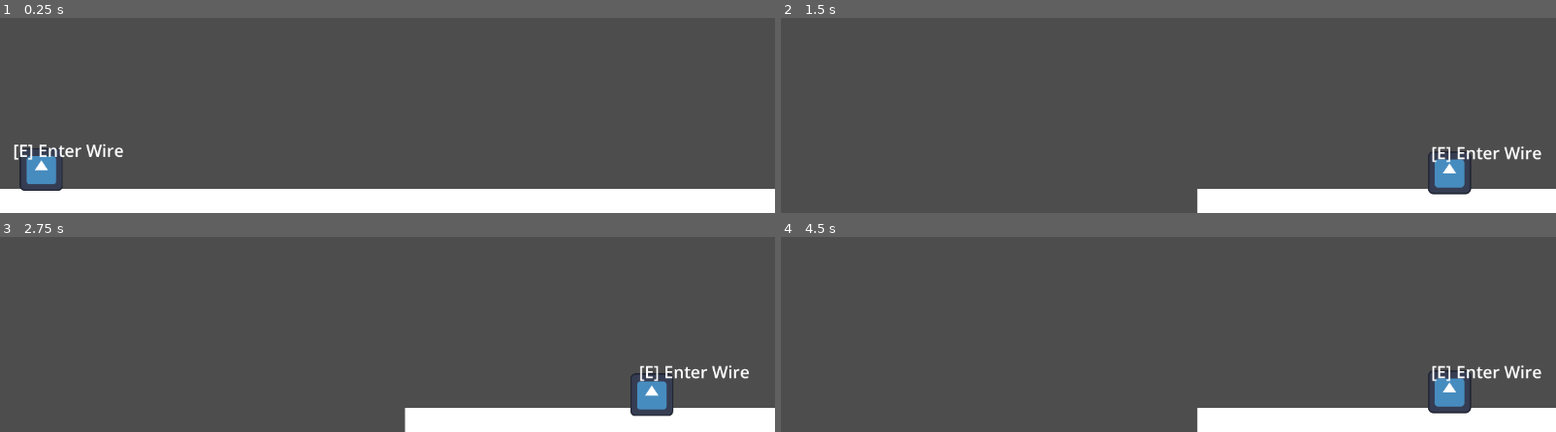
Above: before the commit, frames 1-4 (two rows, left to right).
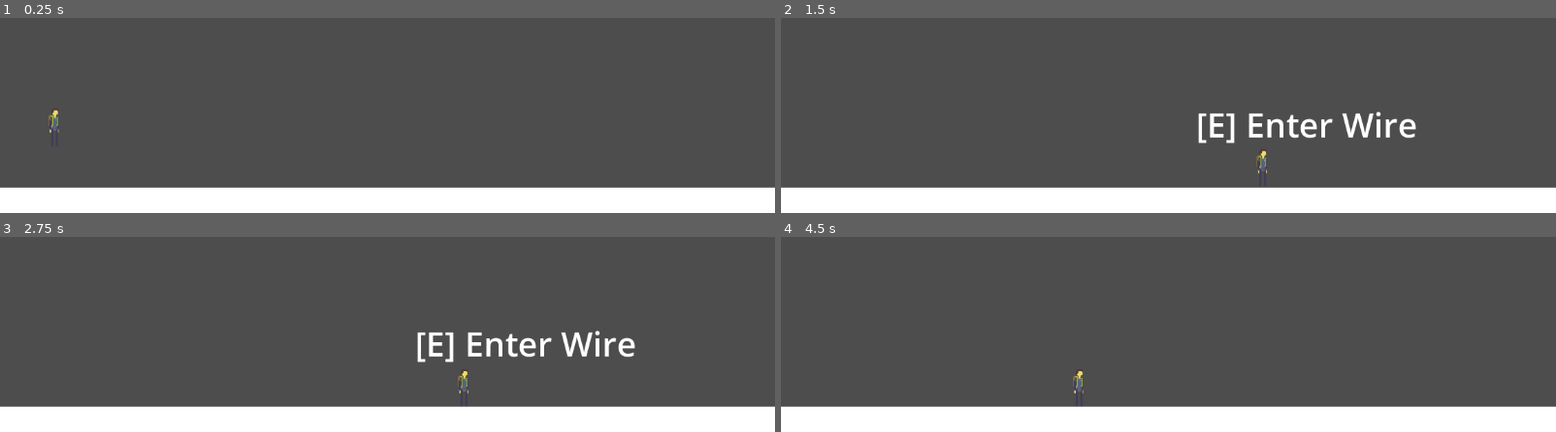
Above: after the commit, the same moments.

Repository: The-Spark-Industries/spark-energy
Game: Godot game, scene res://Master Scenes/level1.tscn
Two runs of this game, one before a commit and one after it. Both use one fixed random seed, a clock stepped at 60 frames per second and the inputs below. Before the commit the project starts from res://Master Scenes/titleScreen.tscn. The engine's default icon, where the game draws it, is replaced by a stand-in: a white triangle on a blue panel in a dark square.
Inputs:
- Up to frame 1 (0.25 s): no input
- Up to frame 2 (1.5 s): hold Right (ui_right) from 0.53 s (still down); tap E (interact) at 0.6, 1.35 s; tap Space (jump) at 0.77 s
- Up to frame 3 (2.75 s): tap Space (jump) at 1.52 s; release Right (ui_right) at 2.03 s; hold Left (ui_left) from 2.03 s (still down); tap E (interact) at 2.1 s
- Up to frame 4 (4.5 s): release Left (ui_left) at 2.78 s; hold Right (ui_right) 2.78-4.28 s; tap E (interact) at 2.85, 3.6, 4.35 s; tap Space (jump) at 3.02, 3.77 s; hold Left (ui_left) from 4.28 s (still down)

The runs differ from the first frame. In frame 1, 2.2% of the frame differs, in the area x 0-100%, y 46-89%; in frame 2, 11%, in the area x 0-100%, y 48-100%; in frame 3, 10%; in frame 4, 9.0%.

Commit message:
Camera Changes
Changed camera to use node system rather than whatever it was doing before

Diff:
--- a/Master Scenes/level1.tscn
+++ b/Master Scenes/level1.tscn
@@ -1,7 +1,7 @@
 [gd_scene format=3 uid="uid://c812w5iknq1es"]
 
 [ext_resource type="Script" uid="uid://ddurd58npppi" path="res://Scripts/Player.gd" id="1_vly50"]
-[ext_resource type="Texture2D" uid="uid://03g8lcmq571u" path="res://icon.svg" id="2_c5erv"]
+[ext_resource type="Texture2D" uid="uid://bbcour4btu45" path="res://1_Main Character Assets/Spark Assets/Spark Sprites/spark2.png" id="2_nuwp2"]
 [ext_resource type="Script" uid="uid://hxb45dpv1eq5" path="res://Scripts/RoomCamera.gd" id="3_roomcam"]
 [ext_resource type="PackedScene" uid="uid://b3wrn5c1q8iuw" path="res://Master Scenes/pauseMenu.tscn" id="4_nuwp2"]
 [ext_resource type="Script" uid="uid://bqfwoq83t3tyc" path="res://Scripts/WireEnd.gd" id="4_wireend"]
@@ -16,7 +16,7 @@
 size = Vector2(4096, 120)
 
 [sub_resource type="RectangleShape2D" id="RectangleShape2D_y4dr7"]
-size = Vector2(125, 123)
+size = Vector2(16, 56)
 
 [sub_resource type="Curve2D" id="Curve2D_wire1"]
 _data = {
@@ -63,33 +63,19 @@
 physics_material_override = SubResource("PhysicsMaterial_lyd6k")
 
 [node name="MeshInstance2D" type="MeshInstance2D" parent="platform" unique_id=8104759]
-position = Vector2(-3, 2.999939)
 scale = Vector2(2.0440001, 120.5)
 mesh = SubResource("QuadMesh_6015k")
 
 [node name="CollisionShape2D" type="CollisionShape2D" parent="platform" unique_id=483602300]
-position = Vector2(0, 5)
 shape = SubResource("RectangleShape2D_4hvuo")
-
-[node name="CharacterBody2D" type="CharacterBody2D" parent="." unique_id=1023514506]
-position = Vector2(249, 1215)
-script = ExtResource("1_vly50")
-
-[node name="CollisionShape2D" type="CollisionShape2D" parent="CharacterBody2D" unique_id=159246419]
-position = Vector2(4, -1)
-shape = SubResource("RectangleShape2D_y4dr7")
-
-[node name="Sprite2D" type="Sprite2D" parent="CharacterBody2D" unique_id=648467936]
-position = Vector2(2, 1)
-texture = ExtResource("2_c5erv")
 
 [node name="RoomCamera" type="Camera2D" parent="." unique_id=1812731569]
 position = Vector2(577, 314)
-zoom = Vector2(0.5, 0.5)
 script = ExtResource("3_roomcam")
-room_size = Vector2(2560, 1440)
+camera_targets_path = NodePath("../CameraPoints")
 
 [node name="pauseMenu" parent="RoomCamera" unique_id=1118913350 instance=ExtResource("4_nuwp2")]
+visible = false
 anchors_preset = 0
 anchor_right = 0.0
 anchor_bottom = 0.0
@@ -101,6 +87,34 @@
 grow_vertical = 1
 scale = Vector2(1.2, 1.2)
 
+[node name="CharacterBody2D" type="CharacterBody2D" parent="." unique_id=1023514506]
+position = Vector2(406, 1156)
+script = ExtResource("1_vly50")
+
+[node name="CollisionShape2D" type="CollisionShape2D" parent="CharacterBody2D" unique_id=159246419]
+position = Vector2(-1, 2)
+shape = SubResource("RectangleShape2D_y4dr7")
+
+[node name="Sprite2D" type="Sprite2D" parent="CharacterBody2D" unique_id=648467936]
+texture = ExtResource("2_nuwp2")
+
+[node name="CameraPoints" type="Node2D" parent="." unique_id=672961212]
+position = Vector2(-1099, 1007)
+
+[node name="Node2D5" type="Node2D" parent="CameraPoints" unique_id=1681594411]
+position = Vector2(4000, 0)
+
+[node name="Node2D4" type="Node2D" parent="CameraPoints" unique_id=1813217306]
+position = Vector2(3000, 0)
+
+[node name="Node2D3" type="Node2D" parent="CameraPoints" unique_id=1282915343]
+position = Vector2(2000, 0)
+
+[node name="Node2D2" type="Node2D" parent="CameraPoints" unique_id=609835357]
+position = Vector2(1000, 0)
+
+[node name="Node2D" type="Node2D" parent="CameraPoints" unique_id=1172714710]
+
 [node name="WirePath1" type="Node2D" parent="." unique_id=1125744823]
 position = Vector2(482, 1254)
 script = ExtResource("5_wirepath")
@@ -231,6 +245,7 @@
 is_start = false
 
 [node name="CollisionShape2D" type="CollisionShape2D" parent="WirePath3/EndB" unique_id=261022935]
+position = Vector2(-45, 15)
 shape = SubResource("CircleShape2D_w3b")
 
 [node name="Prompt" type="Label" parent="WirePath3/EndB" unique_id=1550603915]
--- a/Scripts/RoomCamera.gd
+++ b/Scripts/RoomCamera.gd
@@ -1,76 +1,87 @@
-
 extends Camera2D
 
+## Assign a node whose children are camera targets (e.g. empty Node2D with child Node2Ds).
+## Whichever child is closest to the player becomes the camera position.
+@export var camera_targets_path: NodePath = NodePath("")
+
+## If camera_targets_path is empty, nodes in this group are used as targets.
+@export var camera_targets_group: StringName = &"camera_points"
 
 @export var player_path: NodePath = NodePath("../CharacterBody2D")
-
-@export var room_size: Vector2 = Vector2(1024.0, 1024.0)
-
 @export var transition_duration: float = 0.45
-
 @export_enum("Linear:0", "EaseIn:1", "EaseOut:2", "EaseInOut:3") \
-		var transition_ease: int = 3  # EaseInOut
-
+		var transition_ease: int = 3
 @export_enum(
 		"Linear:0","Sine:1","Quint:2","Quart:3",
 		"Quad:4","Expo:5","Elastic:6","Cubic:7",
 		"Circ:8","Bounce:9","Back:10","Spring:11"
 ) var transition_trans: int = 7
 
-
-var _player:       Node2D
-var _current_room: Vector2i
-var _tween:        Tween
-
+var _player: Node2D
+var _targets: Array[Node2D] = []
+var _current_target: Node2D
+var _tween: Tween
 
 func _ready() -> void:
 	position_smoothing_enabled = false
-	drag_horizontal_enabled    = false
-	drag_vertical_enabled      = false
+	drag_horizontal_enabled = false
+	drag_vertical_enabled = false
 
-	_player = get_node(player_path) as Node2D
+	_player = get_node_or_null(player_path) as Node2D
 	if not _player:
 		push_error("RoomCamera: player_path '%s' did not resolve to a Node2D." % player_path)
+
+	_refresh_targets()
+	if _targets.is_empty():
+		push_warning("RoomCamera: No camera target nodes found. Add children to the camera_targets_path node, or add nodes to group '%s'." % camera_targets_group)
+	else:
+		_current_target = _closest_target_to(_player.global_position)
+		if _current_target:
+			global_position = _current_target.global_position
+
+func _physics_process(_delta: float) -> void:
+	if not _player or _targets.is_empty():
 		return
 
-	_current_room   = _get_room_coords(_player.global_position)
-	global_position = _room_center(_current_room)
+	var closest := _closest_target_to(_player.global_position)
+	if closest and closest != _current_target:
+		_current_target = closest
+		_transition_to(closest.global_position)
 
-func _physics_process(_delta: float) -> void:
-	if not _player:
-		return
+func _refresh_targets() -> void:
+	_targets.clear()
+	if camera_targets_path != NodePath(""):
+		var container = get_node_or_null(camera_targets_path)
+		if container:
+			for child in container.get_children():
+				if child is Node2D:
+					_targets.append(child as Node2D)
+	if _targets.is_empty() and camera_targets_group:
+		for node in get_tree().get_nodes_in_group(camera_targets_group):
+			if node is Node2D:
+				_targets.append(node as Node2D)
 
-	var new_room := _get_room_coords(_player.global_position)
+func _closest_target_to(world_pos: Vector2) -> Node2D:
+	if _targets.is_empty():
+		return null
+	var best: Node2D = _targets[0]
+	var best_d := world_pos.distance_squared_to(best.global_position)
+	for i in range(1, _targets.size()):
+		var t: Node2D = _targets[i]
+		var d := world_pos.distance_squared_to(t.global_position)
+		if d < best_d:
+			best_d = d
+			best = t
+	return best
 
-	if new_room != _current_room:
-		_transition_to(new_room)
-		_current_room = new_room
-
-
-func _get_room_coords(world_pos: Vector2) -> Vector2i:
-	return Vector2i(
-		floori(world_pos.x / room_size.x),
-		floori(world_pos.y / room_size.y)
-	)
-
-func _room_center(room: Vector2i) -> Vector2:
-	return Vector2(
-		room.x * room_size.x + room_size.x * 0.5,
-		room.y * room_size.y + room_size.y * 0.5
-	)
-
-func _transition_to(room: Vector2i) -> void:
-	var target := _room_center(room)
-
+func _transition_to(target_pos: Vector2) -> void:
 	if _tween and _tween.is_running():
 		_tween.kill()
 
 	_tween = create_tween()
-
 	_tween.set_trans(_int_to_trans(transition_trans))
 	_tween.set_ease(_int_to_ease(transition_ease))
-
-	_tween.tween_property(self, "global_position", target, transition_duration)
+	_tween.tween_property(self, "global_position", target_pos, transition_duration)
 
 func _int_to_trans(idx: int) -> Tween.TransitionType:
 	match idx:
--- a/project.godot
+++ b/project.godot
@@ -15,10 +15,9 @@
 [application]
 
 config/name="Spark's Energy Quest"
-run/main_scene="uid://cajr8gi261a7b"
+run/main_scene="uid://c812w5iknq1es"
 config/features=PackedStringArray("4.6", "GL Compatibility")
 config/icon="res://icon.svg"
-run/main_scene="uid://c812w5iknq1es"
 
 [autoload]
 
Binary file added: 1_Main Character Assets/Spark Assets/Spark Sprites/spark2.png
Not shown, added: 1_Main Character Assets/Spark Assets/Spark Sprites/spark2.png.import
